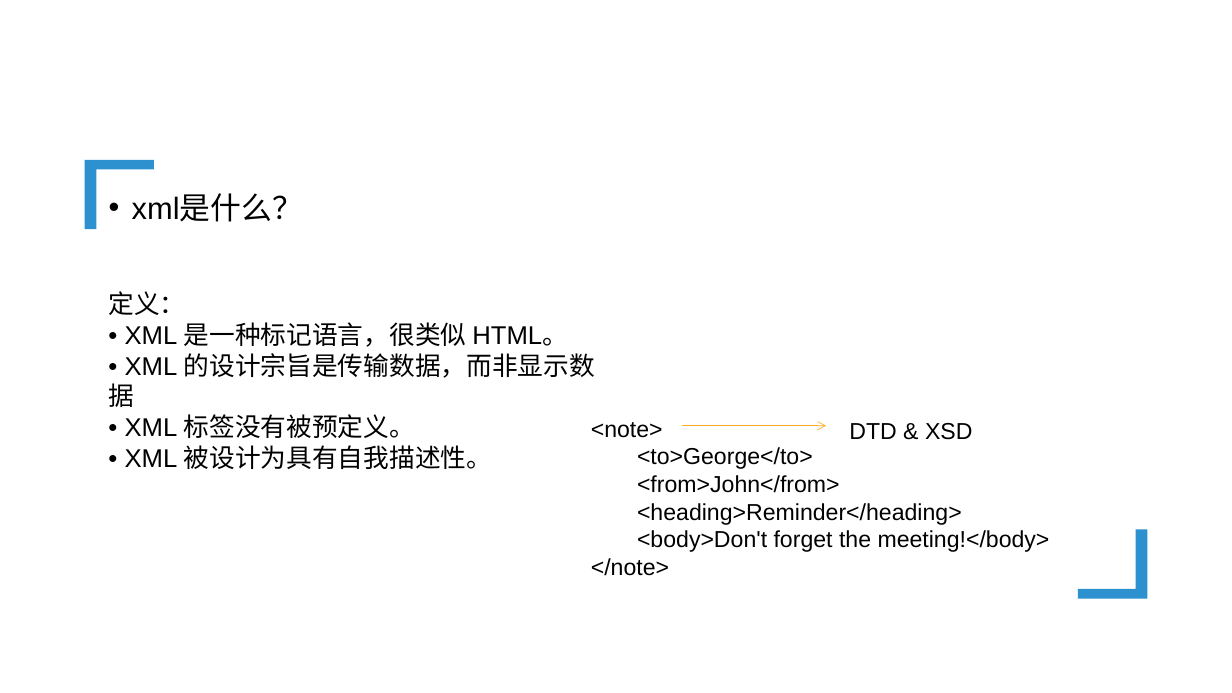
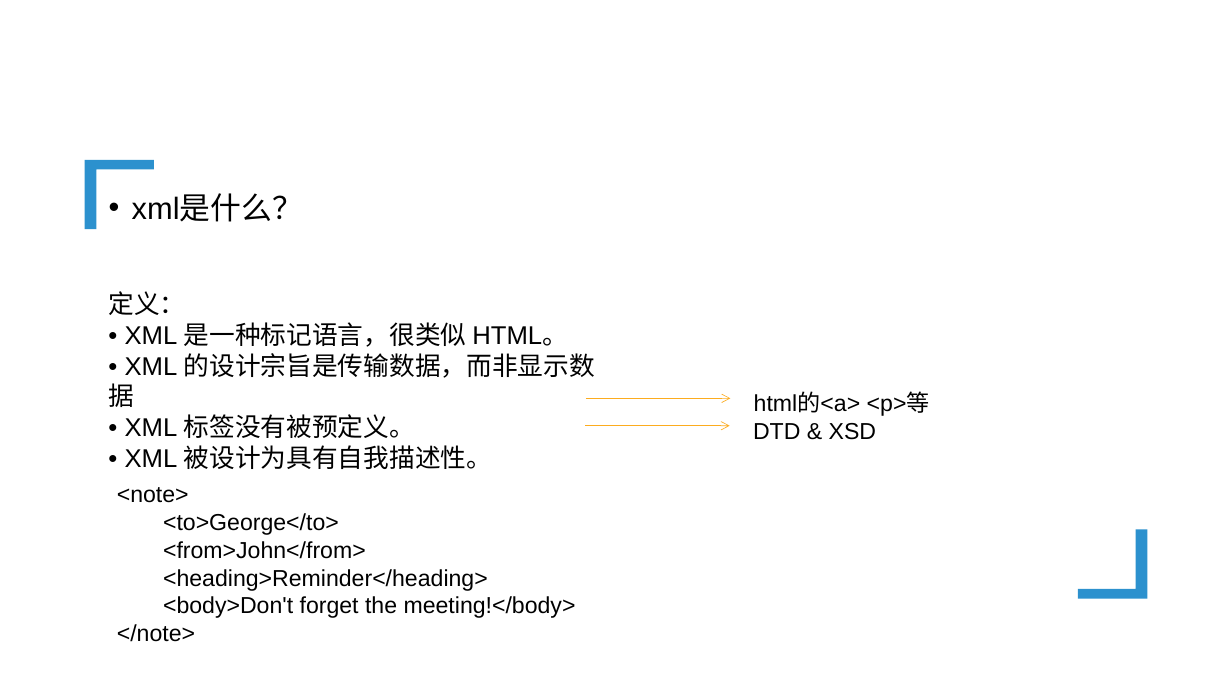
Before and after one commit to lj199117/MyNote, a slide deck: slide 3 of app.xml总结.pptx. Drawn at 1232x693 pixels with LibreOffice and Linux fonts; fonts in the diff are those of the drawing; background and template pictures are left out. Boxes give left, top, right and bottom in pixels: in the first picture for what was removed or moved away, otherwise in the second. Text is boxed around its words. In the diff, an @@ line names an element or a change of style, - is before the commit and + after.

```diff
--- a/app.xml总结.pptx
+++ b/app.xml总结.pptx
@@ arrow added from (586, 398) to (730, 398), #FCAC1F 0.5 pt @@
@@ text "DTD & XSD": place and size @@
-text "DTD & XSD" at <box>849,423,972,440</box>
+text "DTD & XSD" at <box>753,423,876,440</box>
@@ text added at <box>754,393,930,416</box>, 18 pt, text #000000 @@
+html的<a> <p>等
@@ arrow moved from (682, 426) - (826, 426) to (585, 426) - (730, 426) @@
@@ text "<note>": place and size @@
-text "<note>" at <box>591,422,1050,576</box>
+text "<note>" at <box>117,487,576,642</box>
```
Also in this commit, not shown: 3 other slides changed, 2 slides added, 2 other files.
